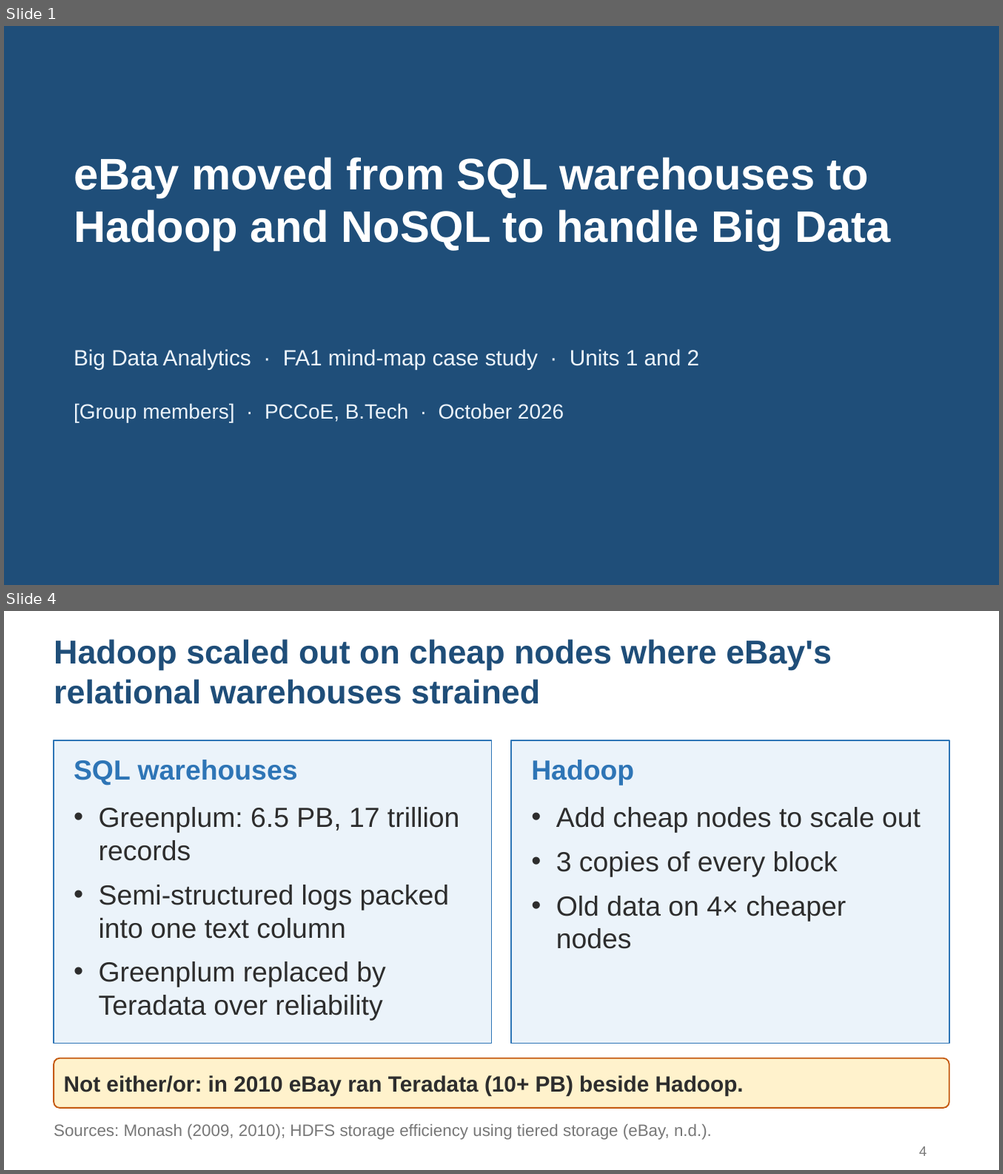
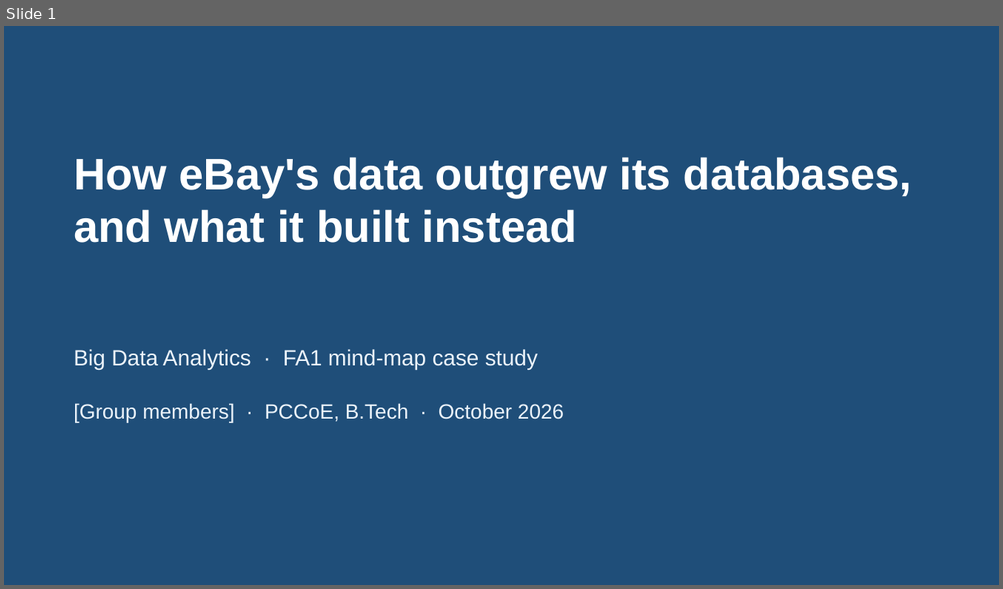
Before and after one commit to msk1039/ebay-bda, a slide deck: ebay-bigdata-fa1.pptx. Shown one above the other, each under a label of ours: slides 1 and 4 before the commit, slide 1 after it; the slides between them are not shown. The pictures are 1003x1174 and 1003x589 pixels, drawn with LibreOffice and Linux fonts; fonts in the diff are those of the drawing. Boxes give left, top, right and bottom in pixels: in the first picture for what was removed or moved away, otherwise in the second. Text is boxed around its words. In the diff, an @@ line names an element or a change of style, - is before the commit and + after.

```diff
--- a/ebay-bigdata-fa1.pptx
+++ b/ebay-bigdata-fa1.pptx
@@ slide 4 removed at box(4, 611, 999, 1170), background #FFFFFF @@
@@ title removed at box(54, 639, 831, 704) @@
-Hadoop scaled out on cheap nodes where eBay's relational warehouses strained
@@ rectangle removed at box(54, 741, 492, 1044) @@
@@ rectangle removed at box(511, 741, 949, 1044) @@
@@ text removed at box(74, 760, 298, 785) @@
-SQL warehouses
@@ text removed at box(531, 760, 634, 785) @@
-Hadoop
@@ text removed at box(99, 807, 460, 1021) @@
-• Greenplum: 6.5 PB, 17 trillion records
-• Semi-structured logs packed into one text column
-• Greenplum replaced by Teradata over reliability
@@ text removed at box(556, 807, 920, 949) @@
-• Add cheap nodes to scale out
-• 3 copies of every block
-• Old data on 4× cheaper nodes
@@ rounded rectangle removed at box(54, 1059, 949, 1108) @@
-Not either/or: in 2010 eBay ran Teradata (10+ PB) beside Hadoop.
@@ text removed at box(54, 1125, 711, 1140) @@
-Sources: Monash (2009, 2010); HDFS storage efficiency using tiered storage (eBay, n.d.).
@@ page number removed at box(919, 1147, 926, 1156) @@
-4
@@ slide 1 changed as well @@
@@ title at box(74, 157, 912, 243): text changed @@
-eBay moved from SQL warehouses to Hadoop and NoSQL to handle Big Data
+How eBay's data outgrew its databases, and what it built instead
@@ text at box(74, 349, 538, 370): text changed @@
-Big Data Analytics · FA1 mind-map case study · Units 1 and 2
+Big Data Analytics · FA1 mind-map case study
```
Also in this commit, not shown: 5 other slides changed, 9 slides added, 3 other slides removed, 3 other files.
